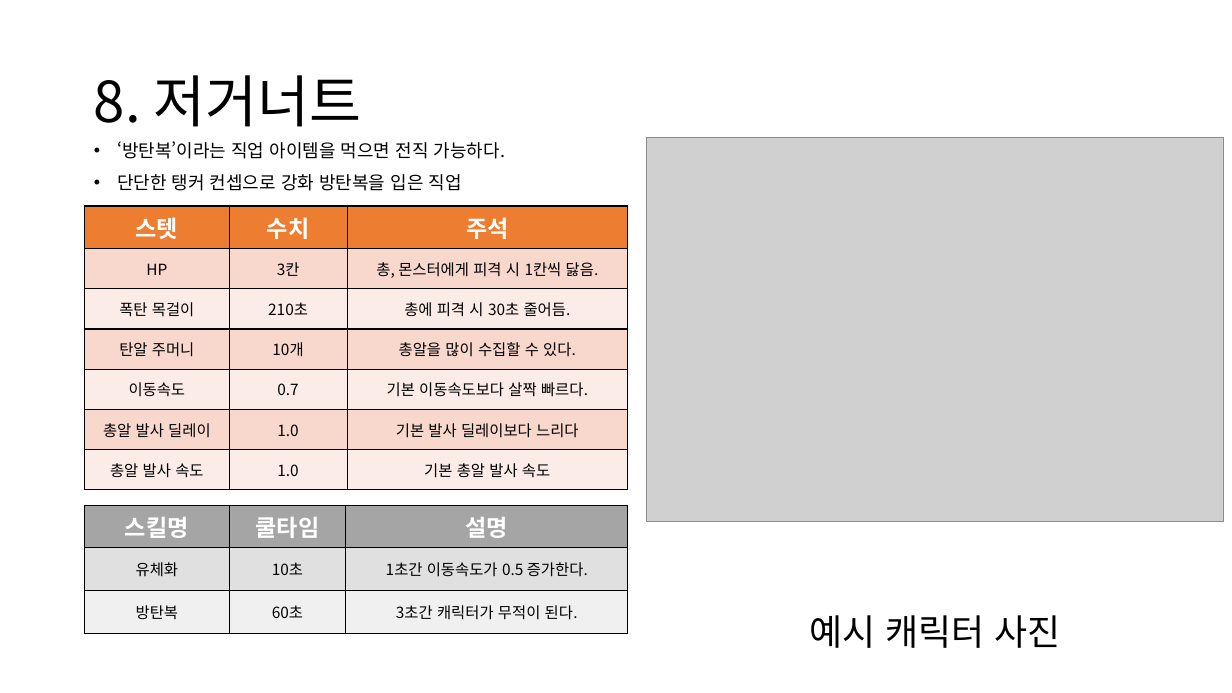
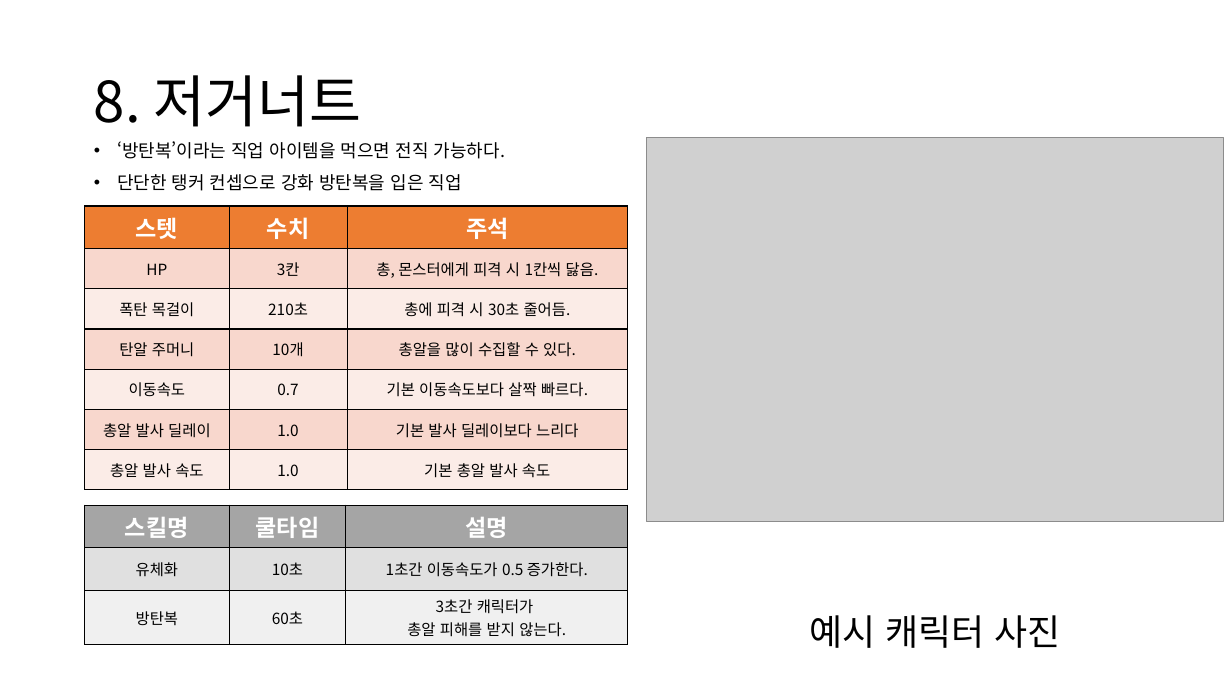
Before and after one commit to TRASHES0/MAFIA_60SECs, a slide deck: slide 9 of 기획/TRASHES 직업 기획서 - 수정 의견 이정우.pptx. Drawn at 1232x693 pixels with LibreOffice and Linux fonts; fonts in the diff are those of the drawing; grey boxes stand for pictures. Boxes give left, top, right and bottom in pixels: in the first picture for what was removed or moved away, otherwise in the second. Text is boxed around its words. In the diff, an @@ line names an element or a change of style, - is before the commit and + after.

```diff
--- a/기획/TRASHES 직업 기획서 - 수정 의견 이정우.pptx
+++ b/기획/TRASHES 직업 기획서 - 수정 의견 이정우.pptx
@@ table at bbox=[85, 506, 628, 641] @@
-row 3, column 3: 3초간 캐릭터가 무적이 된다.
+row 3, column 3: 3초간 캐릭터가 / 총알 피해를 받지 않는다.
```
